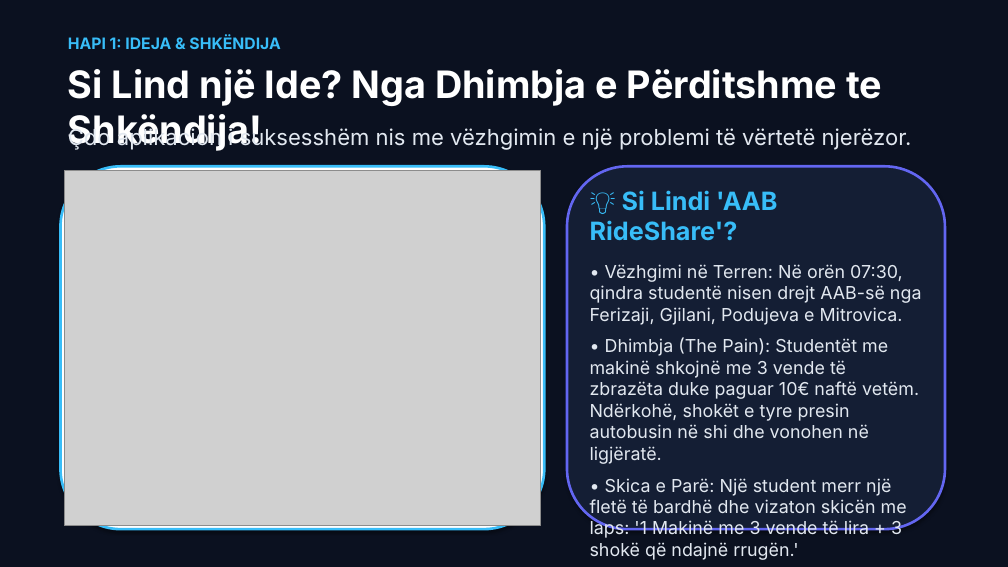
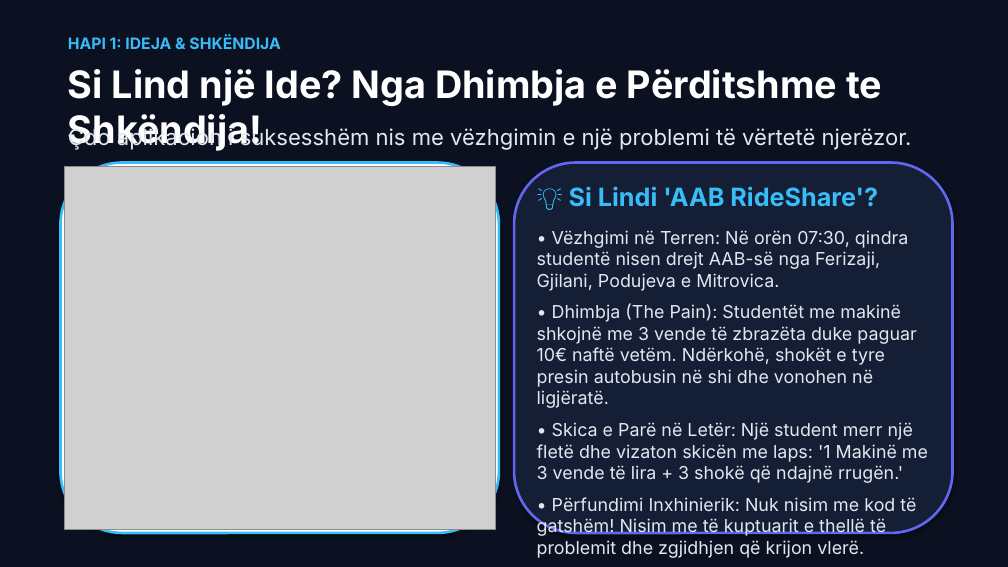
Before and after one commit to arbenl/arbenl.github.io, a slide deck: slide 3 of Jave1_Hyrje_Nextjs_PWA_Copilot_2026.pptx. Drawn at 1008x567 pixels with LibreOffice and Linux fonts; fonts in the diff are those of the drawing; grey boxes stand for pictures. Boxes give left, top, right and bottom in pixels: in the first picture for what was removed or moved away, otherwise in the second. Text is boxed around its words. In the diff, an @@ line names an element or a change of style, - is before the commit and + after.

```diff
--- a/Jave1_Hyrje_Nextjs_PWA_Copilot_2026.pptx
+++ b/Jave1_Hyrje_Nextjs_PWA_Copilot_2026.pptx
@@ rounded rectangle: place and size @@
-rounded rectangle at <box>60,166,544,529</box>
+rounded rectangle at <box>60,163,499,533</box>
@@ picture: place and size @@
-picture at <box>64,170,541,526</box>
+picture at <box>64,166,495,529</box>
@@ rounded rectangle: place and size @@
-rounded rectangle at <box>567,166,945,529</box>
+rounded rectangle at <box>514,163,953,533</box>
@@ text "💡 Si Lindi 'AAB RideShare'?": place and size @@
-text "💡 Si Lindi 'AAB RideShare'?" at <box>590,190,922,560</box>
+text "💡 Si Lindi 'AAB RideShare'?" at <box>537,186,928,558</box>
@@ text at <box>537,422,928,558</box>: text changed @@
-• Skica e Parë: Një student merr një fletë të bardhë dhe vizaton skicën me laps: '1 Makinë me 3 vende të lira + 3 shokë që ndajnë rrugën.'
-• Përfundimi Inxhinierik: Nuk nisim me kod të gatshëm. Nisim me të kuptuarit e thellë të problemit!
+• Skica e Parë në Letër: Një student merr një fletë dhe vizaton skicën me laps: '1 Makinë me 3 vende të lira + 3 shokë që ndajnë rrugën.'
+• Përfundimi Inxhinierik: Nuk nisim me kod të gatshëm! Nisim me të kuptuarit e thellë të problemit dhe zgjidhjen që krijon vlerë.
```
Also in this commit, not shown: 3 other slides changed, 8 other files.
